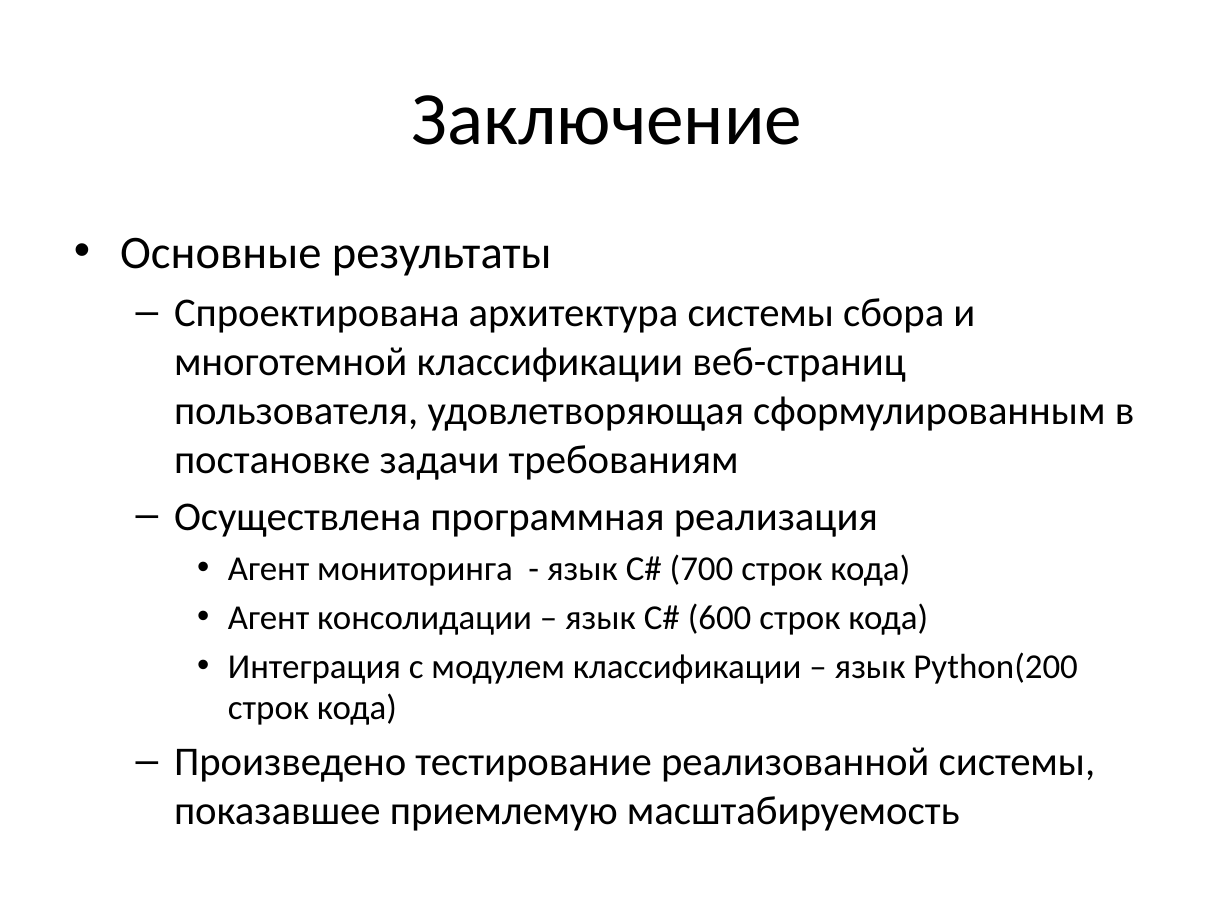
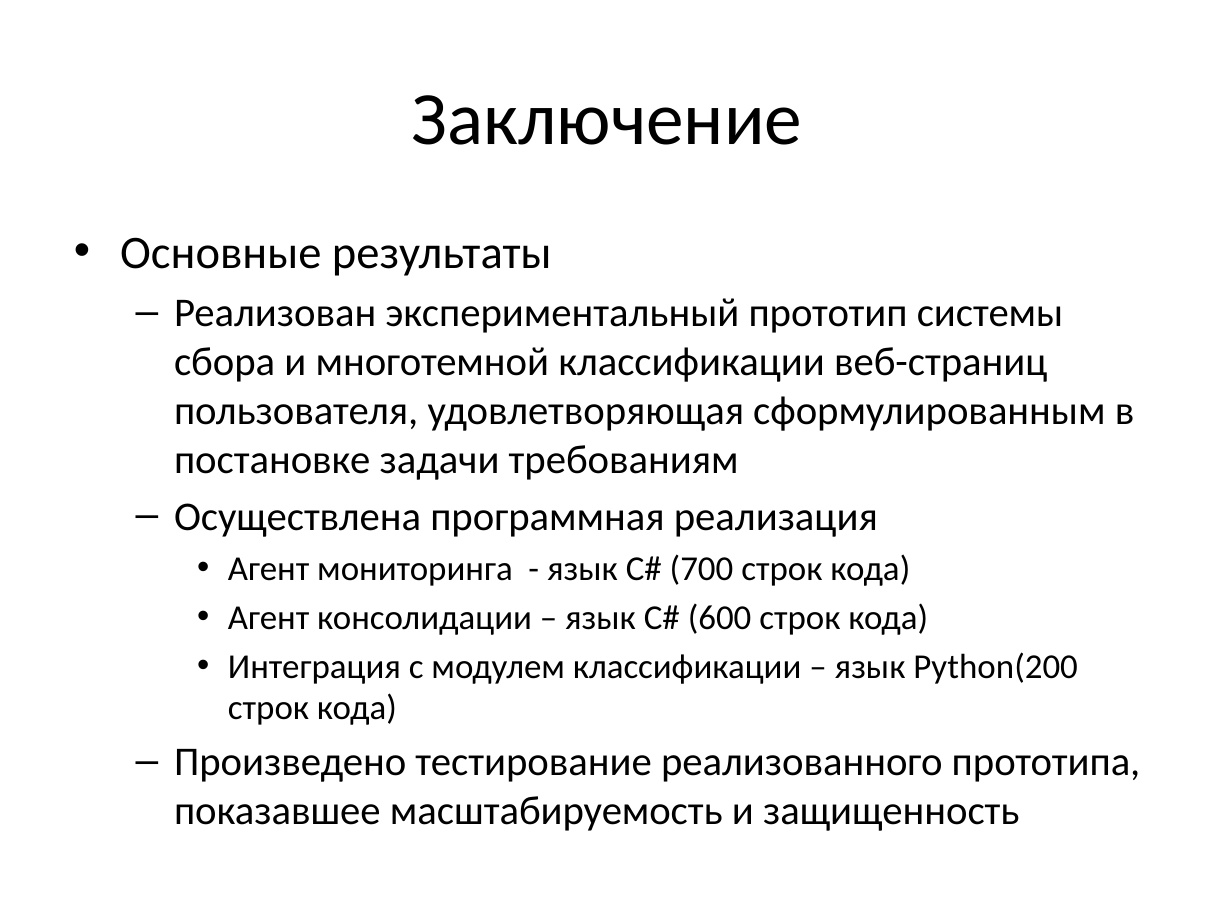
Before and after one commit to Oksert/Diplom_text, a slide deck: slide 21 of Треско_презентация.pptx (slide 20 before the commit). Drawn at 1232x924 pixels with LibreOffice and Linux fonts; fonts in the diff are those of the drawing. Boxes give left, top, right and bottom in pixels: in the first picture for what was removed or moved away, otherwise in the second. Text is boxed around its words. In the diff, an @@ line names an element or a change of style, - is before the commit and + after.

```diff
--- a/Треско_презентация.pptx
+++ b/Треско_презентация.pptx
@@ text at (174, 298, 1135, 480): text changed @@
-  – Спроектирована архитектура системы сбора и многотемной классификации веб-страниц пользователя, удовлетворяющая сформулированным в постановке задачи требованиям
+  – Реализован экспериментальный прототип системы сбора и многотемной классификации веб-страниц пользователя, удовлетворяющая сформулированным в постановке задачи требованиям
@@ text at (174, 749, 1141, 831): text changed @@
-  – Произведено тестирование реализованной системы, показавшее приемлемую масштабируемость
+  – Произведено тестирование реализованного прототипа, показавшее масштабируемость и защищенность
```
Also in this commit, not shown: 11 other slides changed, 2 slides added, 1 slide removed, 9 other files.
